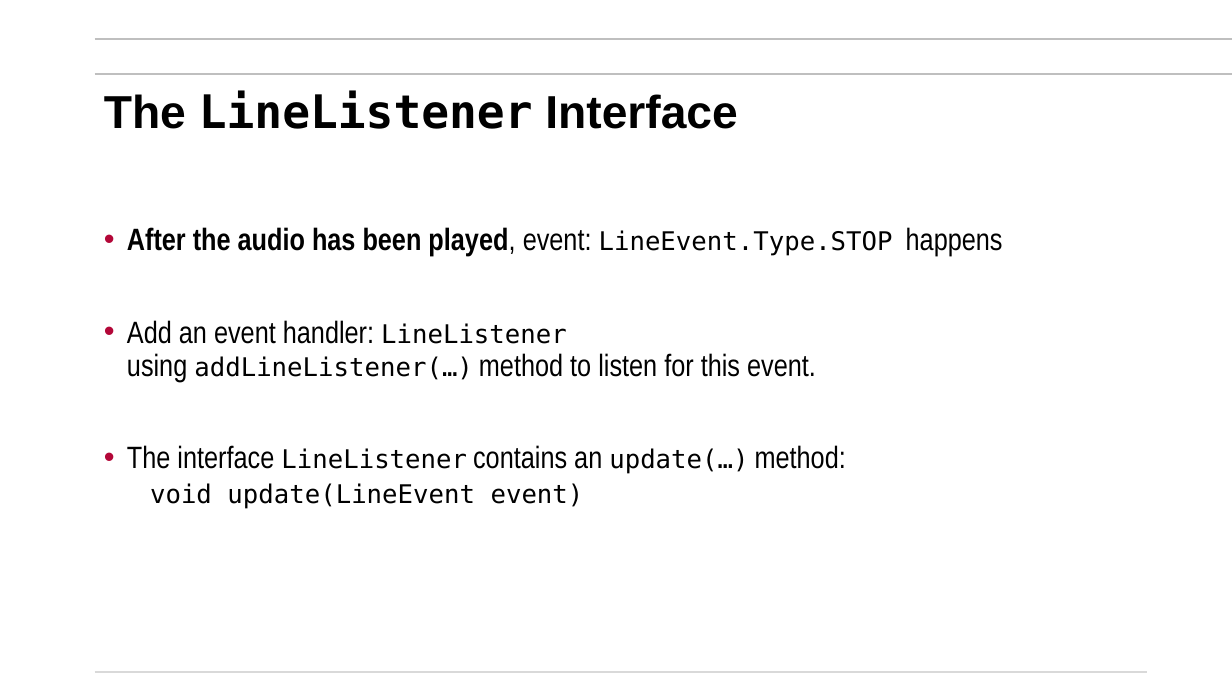
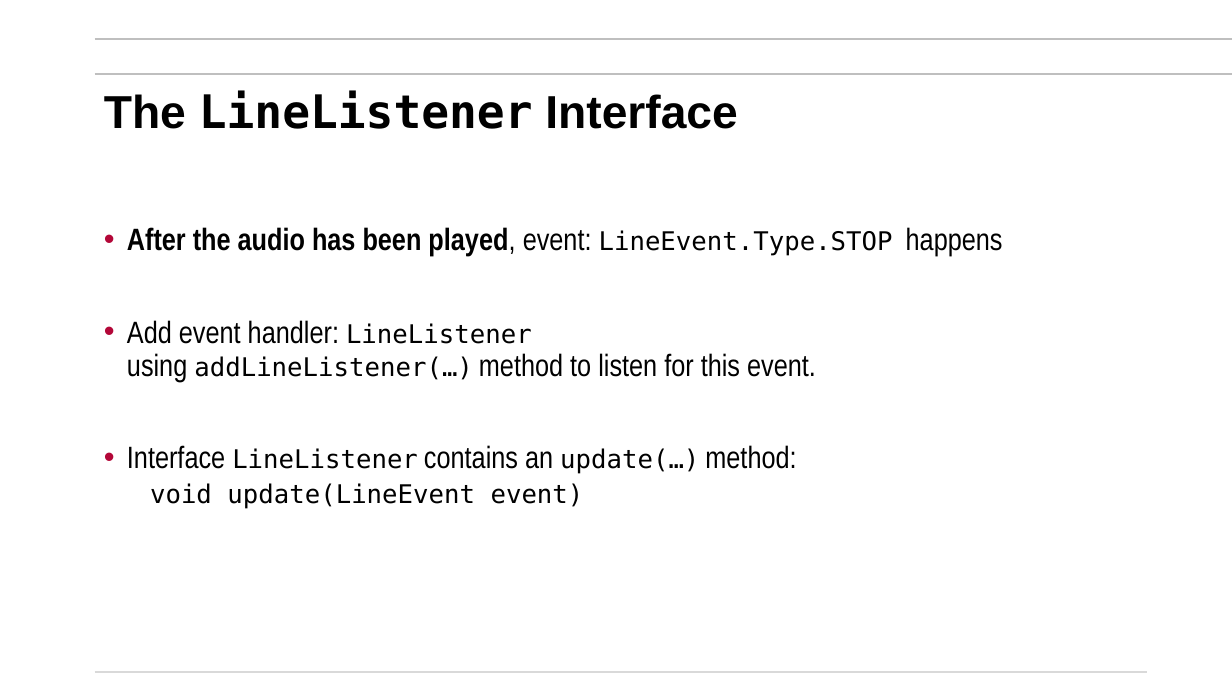
Before and after one commit to mikegrace2/CSEN160-Fall2026-Course-Website, a slide deck: slide 71 of lectures/Week06_File_Threads/1_BasicFileIO_AdvFileIOandSerialize_V4.pptx. Drawn at 1232x693 pixels with LibreOffice and Linux fonts; fonts in the diff are those of the drawing; background and template pictures are left out. Boxes give left, top, right and bottom in pixels: in the first picture for what was removed or moved away, otherwise in the second. Text is boxed around its words. In the diff, an @@ line names an element or a change of style, - is before the commit and + after.

```diff
--- a/lectures/Week06_File_Threads/1_BasicFileIO_AdvFileIOandSerialize_V4.pptx
+++ b/lectures/Week06_File_Threads/1_BasicFileIO_AdvFileIOandSerialize_V4.pptx
@@ text at [127,320,816,474]: text changed @@
-• Add an event handler: LineListener
-  using addLineListener(…) method to listen for this event.
-• The interface LineListener contains an update(…) method:
+• Add event handler: LineListener
+  using addLineListener(…) method to listen for this event.
+• Interface LineListener contains an update(…) method:
```
Also in this commit, not shown: 4 other slides changed.
